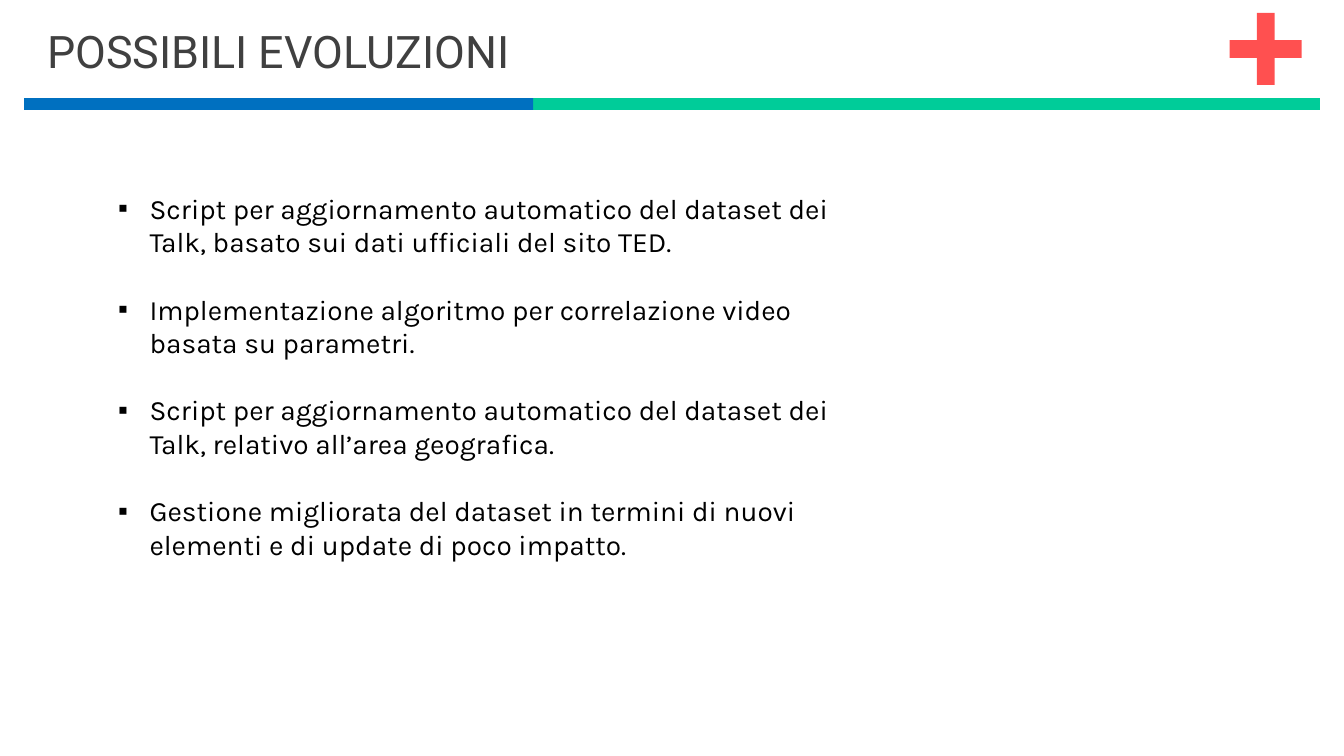
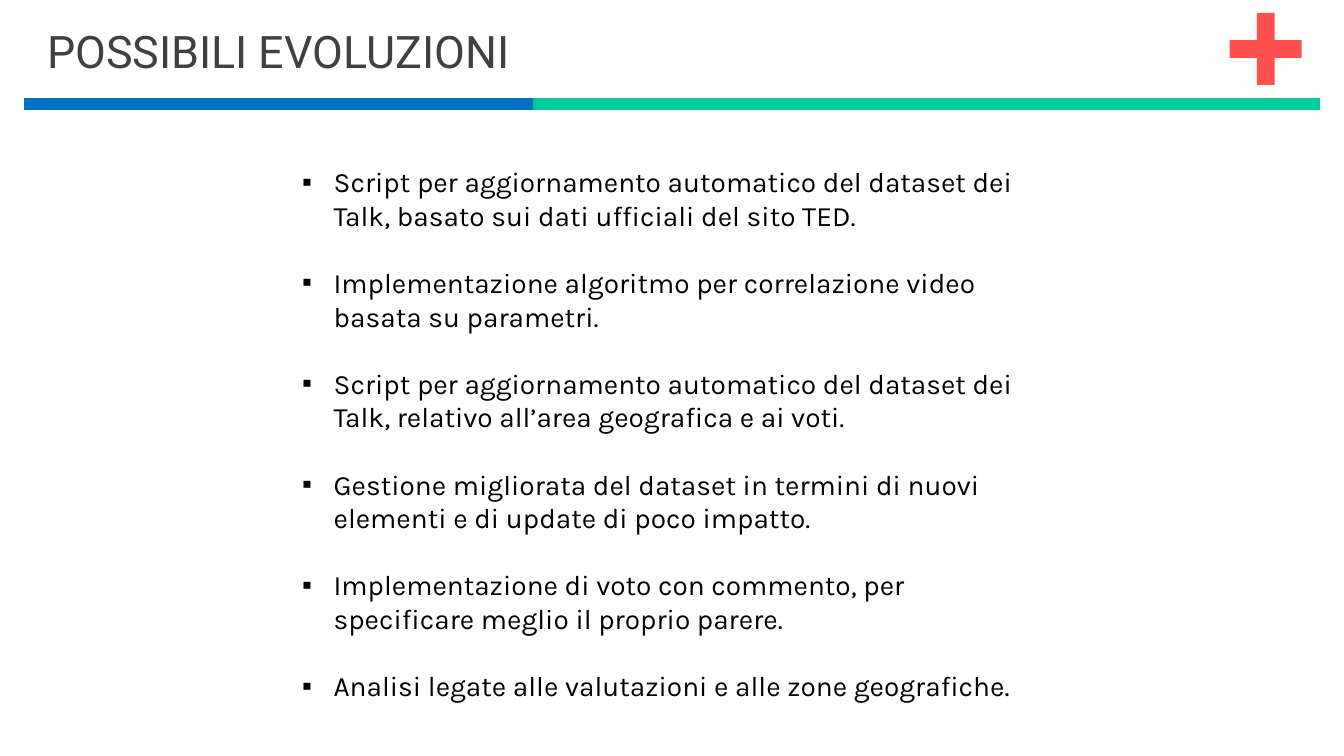
Before and after one commit to simonec96/lab-TCM, a slide deck: slide 8 of Presentazioni/2.1_GEOx.pptx (slide 7 before the commit). Drawn at 1344x756 pixels with LibreOffice and Linux fonts; fonts in the diff are those of the drawing. Boxes give left, top, right and bottom in pixels: in the first picture for what was removed or moved away, otherwise in the second. Text is boxed around its words. In the diff, an @@ line names an element or a change of style, - is before the commit and + after.

```diff
--- a/Presentazioni/2.1_GEOx.pptx
+++ b/Presentazioni/2.1_GEOx.pptx
@@ text "Script per aggiornamento automatico del ...": place and size @@
-text "Script per aggiornamento automatico del ..." at [150,199,828,562]
+text "Script per aggiornamento automatico del ..." at [334,172,1012,703]
@@ text at [334,374,1012,434]: text changed @@
-▪ Script per aggiornamento automatico del dataset dei Talk, relativo all’area geografica.
+▪ Script per aggiornamento automatico del dataset dei Talk, relativo all’area geografica e ai voti.
@@ text at [334,575,1010,703]: paragraphs added @@
+▪ Implementazione di voto con commento, per specificare meglio il proprio parere.
+▪ Analisi legate alle valutazioni e alle zone geografiche.
```
Also in this commit, not shown: 5 other slides changed, 1 slide added, 1 slide removed, 1 other file.
